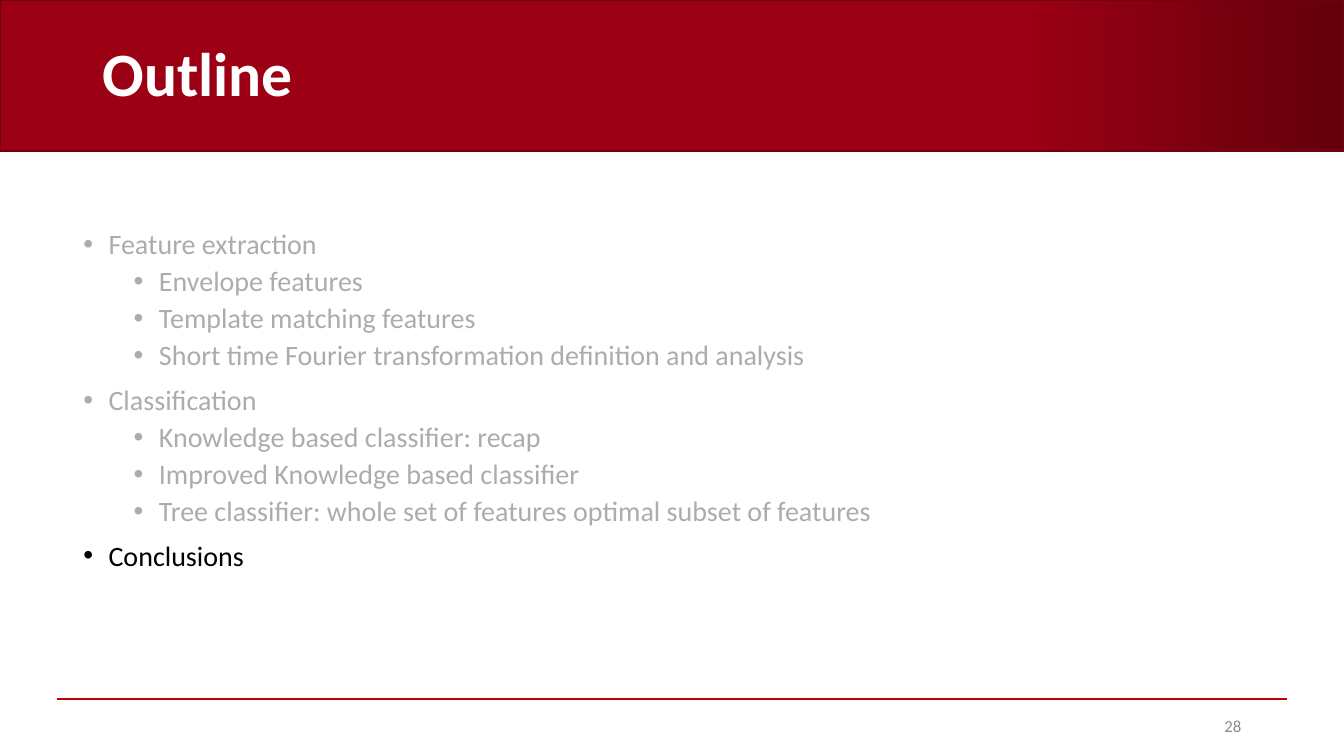
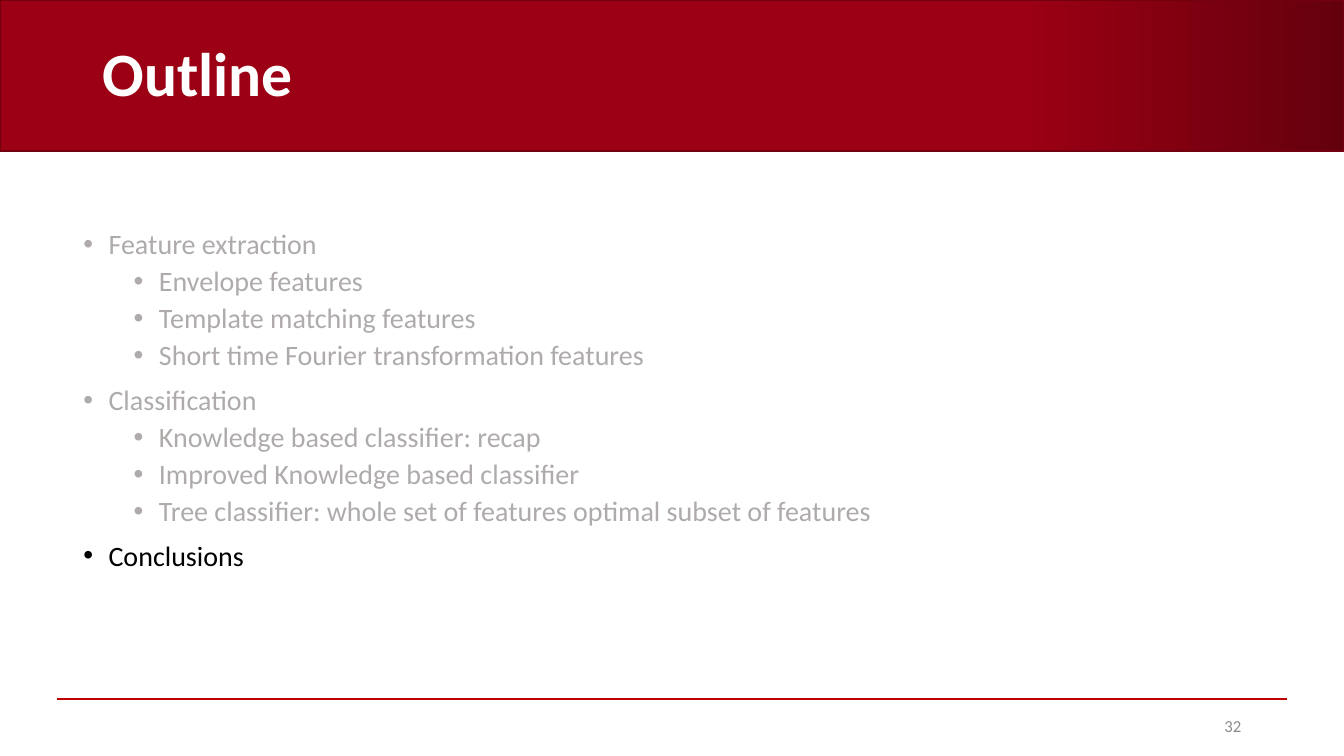
Before and after one commit to AndreaCorrado00/Tesi_magistrale_Corrado_Andrea, a slide deck: slide 32 of Documentation/10. Features and classification results V3.pptx (slide 28 before the commit). Drawn at 1344x756 pixels with LibreOffice and Linux fonts; fonts in the diff are those of the drawing; background and template pictures are left out. Boxes give left, top, right and bottom in pixels: in the first picture for what was removed or moved away, otherwise in the second. Text is boxed around its words. In the diff, an @@ line names an element or a change of style, - is before the commit and + after.

```diff
--- a/Documentation/10. Features and classification results V3.pptx
+++ b/Documentation/10. Features and classification results V3.pptx
@@ text at (159, 346, 643, 365): text changed @@
-  • Short time Fourier transformation definition and analysis
+  • Short time Fourier transformation features
@@ page number at (1224, 721, 1241, 732): text changed @@
-28
+32
```
Also in this commit, not shown: 15 other slides changed, 5 slides added, 1 slide removed.
